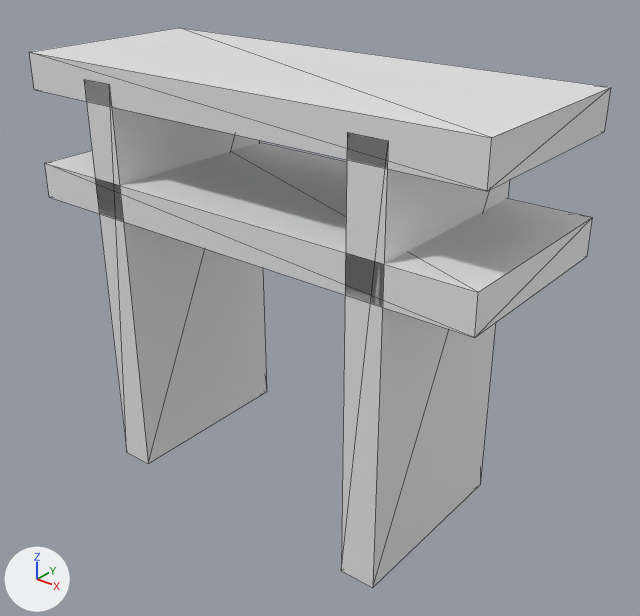
A saved change to the OBJ model Project/Resources/Models/torii/torii.obj.
Rendered twice from a 50 mm camera at (5.28, -6.22, 5.93) aimed at (0.24, 0.09, 2.02). Arrows for +X, +Y and +Z are at lower left; the lights stay in place. Mesh edges are drawn as thin lines. Where no turn or scale is listed for an object, it has been applied to the vertices.
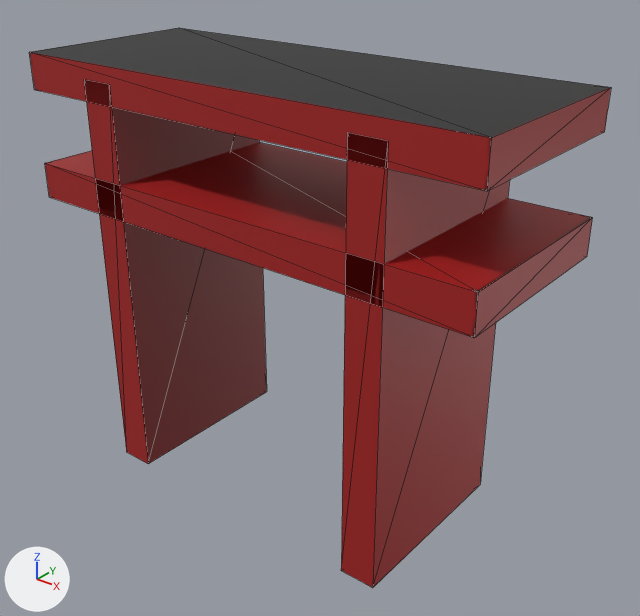
Edits to the bpy script that builds the scene:
```text
Add img_torii_png:
    img_torii_png = load_image('torii.png', 'torii.png', 1024, 1024, 'sRGB')
Add mat_マテリアル:
    mat_マテリアル = principled_material('マテリアル')
    mat_マテリアル.texture = img_torii_png
Change me_cube_002:
    used by ob_cube_002; location = (0.0, 0.0, 0.0)
    verts and faces of me_cube_002; kept vertices keep their numbers, new ones are numbered from 32
    before: 1 (2.56, -1.0, 4.01) at pixel (487, 191), 2 (-2.56, 1.0, 4.01), 3 (2.56, 1.0, 4.01) at pixel (604, 131), 7 (2.56, 1.0, 4.38) at pixel (611, 87)
    remove me_cube_002.from_pydata(...)  # 32 vertices, 48 faces; spans x -2.56..2.56, y -1.0..1.0, z -0.01..4.38
    add me_cube_002.from_pydata(...)  # 33 vertices, 48 faces; spans x -2.56..2.56, y -1.0..1.0, z -0.01..4.38
    me_cube_002 part 1
    add delete_faces([(2, 7, 3), (1, 3, 7)])
    add verts[32] = (2.56, 1.0, 4.2)  # pixel (607, 109)
    add faces += [(2, 7, 32, 3), (1, 3, 32, 7)]
    me_cube_002 part 2: 10 faces spanning x -2.56..2.56, y -1.0..1.0, z 4.01..4.38 switch from mat_material_002 (white #e7e7e7) to mat_マテリアル (picture img_torii_png)
    me_cube_002 part 3: 12 faces spanning x 1.37..1.74, y -1.0..1.0, z -0.01..4.22 switch from mat_material (white #e7e7e7) to mat_マテリアル (picture img_torii_png)
    me_cube_002 part 4: 12 faces spanning x -1.74..-1.37, y -1.0..1.0, z -0.01..4.22 switch from mat_material_001 (white #e7e7e7) to mat_マテリアル (picture img_torii_png)
    me_cube_002 part 5: 12 faces spanning x -2.56..2.56, y -1.0..1.0, z 2.89..3.25 switch from mat_material_003 (white #e7e7e7) to mat_マテリアル (picture img_torii_png)
```

Pixel boxes (x1, y1, x2, y2) of what changed, in the pictures (640 x 616 px; the box of a moved part takes in the faces that stretch with it):
part 1 of me_cube_002, moved or reshaped: (489, 88, 611, 190) in both
part 2 of me_cube_002, recoloured: (29, 28, 611, 191) in both
part 3 of me_cube_002, recoloured (grey to red): (341, 133, 510, 588) in both
part 4 of me_cube_002, recoloured (grey to brown): (84, 81, 267, 464) in both
part 5 of me_cube_002, recoloured (grey to red): (45, 142, 593, 338) in both
